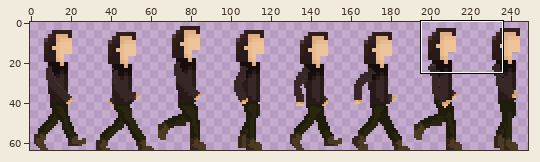
Two versions of one sprite sheet, Resources/Test/Animations/Character/Chara-Walking.png. The picture above shows the old version from afar; the outline marks the close-up.
Close-up. As it was:
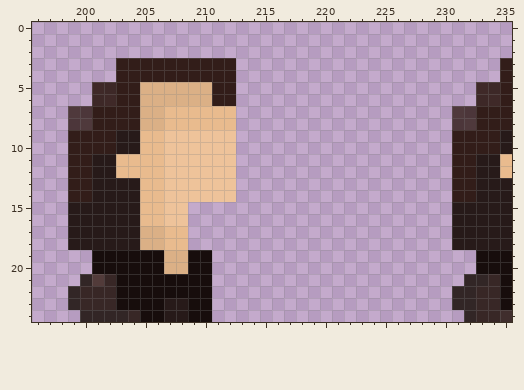
The file is 256x64 pixels. Colours within 5 levels of each other are drawn and written as one. Shown: x 196..235, y 0..24. The wide view leaves out empty margins. The commit also changed other parts of the picture, which this record leaves out.
The result:
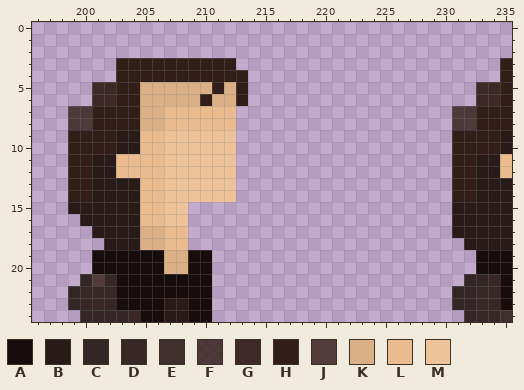
Palette (. is transparent): A #170d0c  B #271a19  C #322626  D #382726  E #402e2d  F #321d19cd  G #321d19e9  H #321d19  J #523b3a  K #dbb086  L #e9bb8e  M #eec39a
Change:
The author put colour H in rows 4 to 6 at x 213.
Colour K becomes colour H in row 6 at x 210.
Colour H becomes colour K in row 5 at x 212; in row 6 at x 211 to 212.
Colour B is removed in row 16 at x 199; in row 17 at x 199 to 200; in row 18 at x 199 to 201 and 231.
Pixel boxes of the changes (left, top, right, bottom) in both close-ups:
changed: (200, 70, 248, 106)
erased: (68, 214, 104, 250)
erased: (452, 238, 464, 250)
